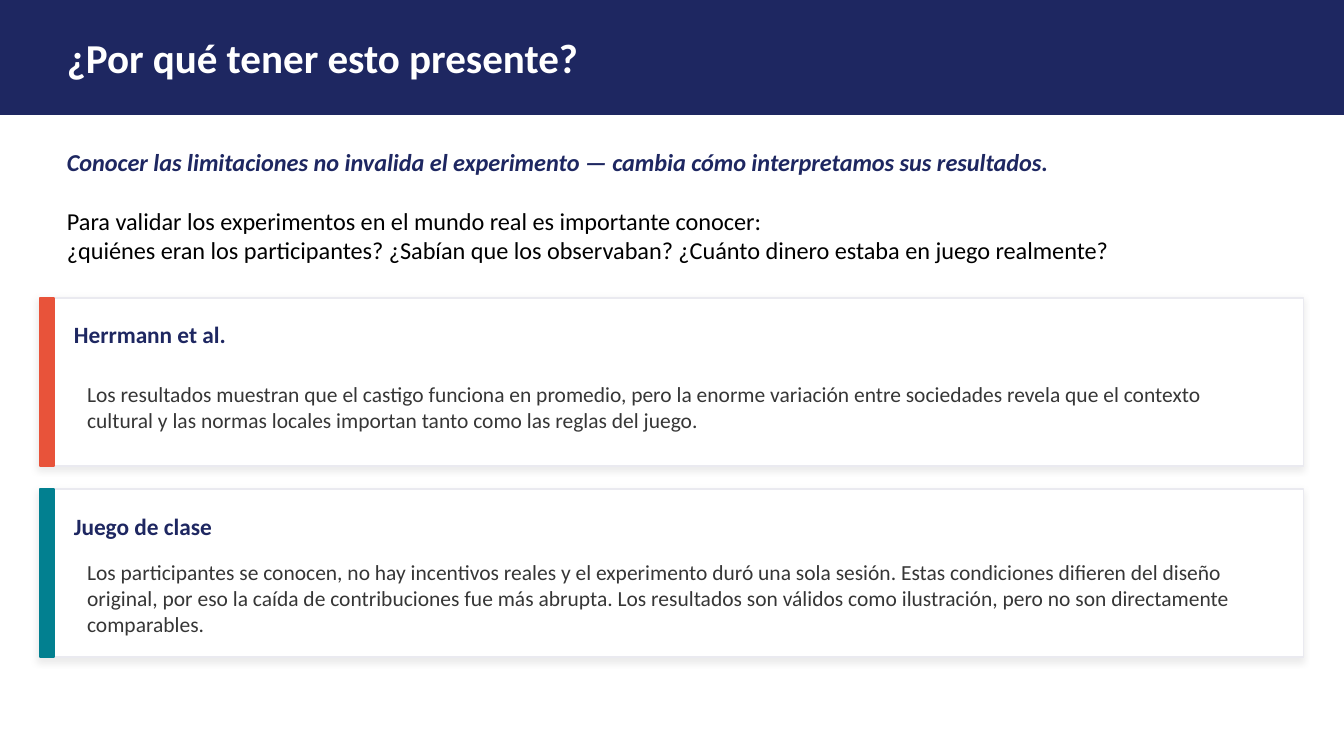
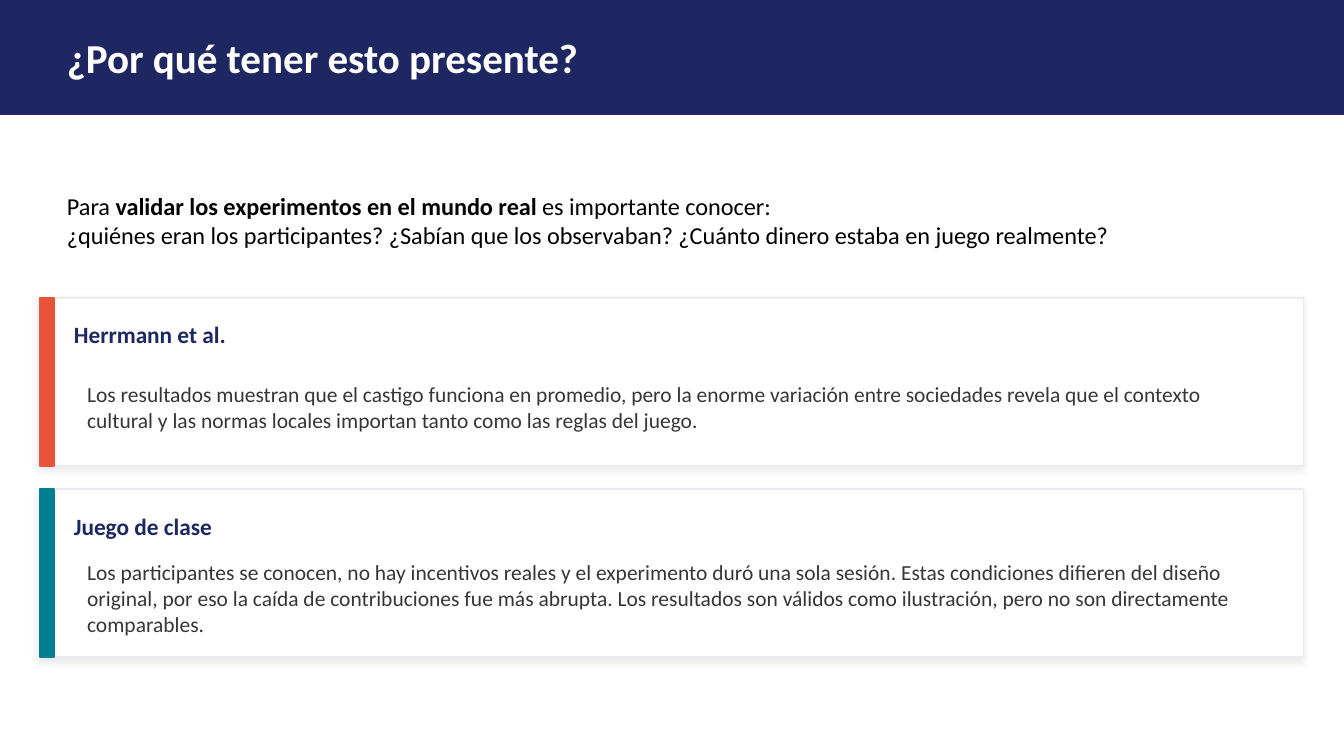
Before and after one commit to jessgil2610/DoingEconomics-Taller4, a slide deck: slide 2 of Presentación Limitaciones Experimentos.pptx. Drawn at 1344x756 pixels with LibreOffice and Linux fonts; fonts in the diff are those of the drawing. Boxes give left, top, right and bottom in pixels: in the first picture for what was removed or moved away, otherwise in the second. Text is boxed around its words. In the diff, an @@ line names an element or a change of style, - is before the commit and + after.

```diff
--- a/Presentación Limitaciones Experimentos.pptx
+++ b/Presentación Limitaciones Experimentos.pptx
@@ text at (67, 154, 1048, 175): paragraph removed @@
-Conocer las limitaciones no invalida el experimento — cambia cómo interpretamos sus resultados.
@@ text at (67, 198, 770, 219): bold on in "validar los experimentos en el mundo real" @@
```
